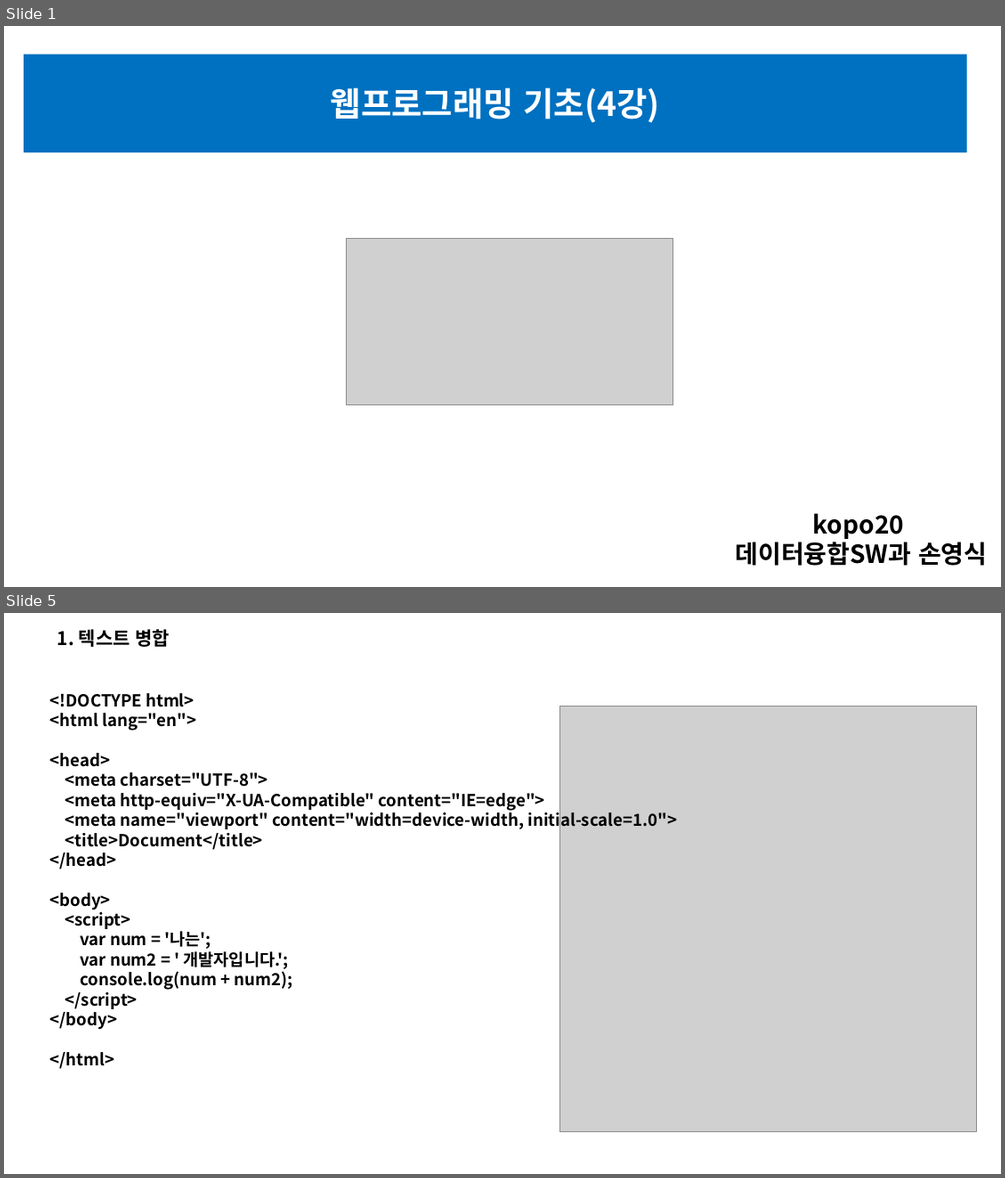
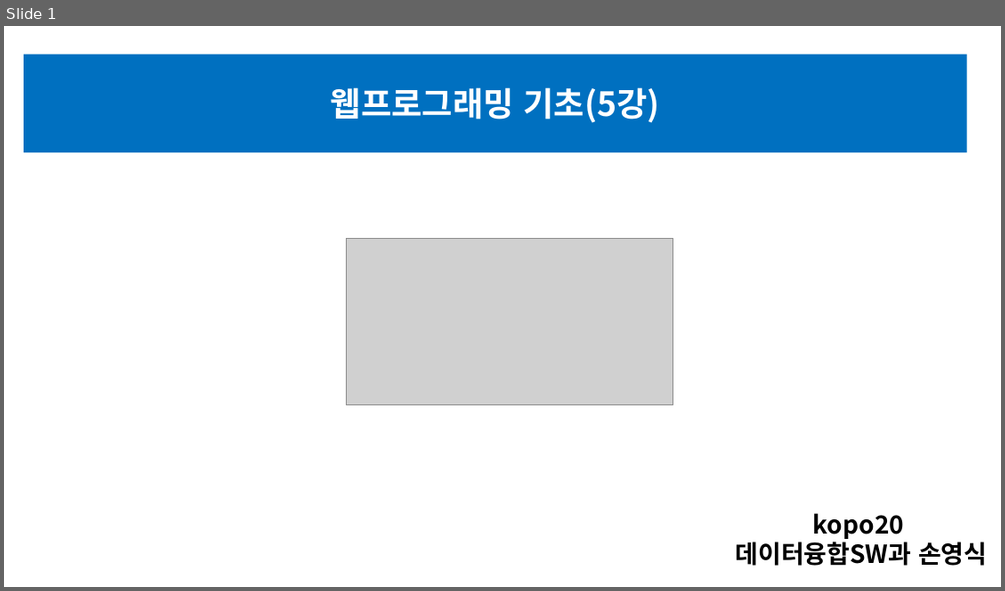
Before and after one commit to sonyoungsik/------, a slide deck: HTML(전체)/5월 13일 폴더/5강 과제 제출(손영식).pptx. Shown one above the other, each under a label of ours: slides 1 and 5 before the commit, slide 1 after it; the slides between them are not shown. The pictures are 1005x1178 and 1005x591 pixels, drawn with LibreOffice and Linux fonts; fonts in the diff are those of the drawing; grey boxes stand for pictures. Boxes give left, top, right and bottom in pixels: in the first picture for what was removed or moved away, otherwise in the second. Text is boxed around its words. In the diff, an @@ line names an element or a change of style, - is before the commit and + after.

```diff
--- a/HTML(전체)/5월 13일 폴더/5강 과제 제출(손영식).pptx
+++ b/HTML(전체)/5월 13일 폴더/5강 과제 제출(손영식).pptx
@@ slide 5 removed at (4,613,1001,1174), background #FFFFFF @@
@@ text removed at (57,629,170,647) @@
-1. 텍스트 병합
@@ text removed at (50,693,678,1069) @@
-<!DOCTYPE html>
-<html lang="en">
-<head>
-<meta charset="UTF-8">
-<meta http-equiv="X-UA-Compatible" content="IE=edge">
-<meta name="viewport" content="width=device-width, initial-scale=1.0">
-<title>Document</title>
-</head>
-<body>
-<script>
-var num = '나는';
-var num2 = ' 개발자입니다.';
-console.log(num + num2);
-</script>
-</body>
-</html>
@@ picture removed at (560,706,977,1132) @@
@@ slide 1 changed as well @@
@@ text in rectangle at (331,87,660,123): text changed @@
-웹프로그래밍 기초(4강)
+웹프로그래밍 기초(5강)
```
Also in this commit, not shown: 4 other slides changed, 11 slides added, 12 other slides removed, 11 other files.
